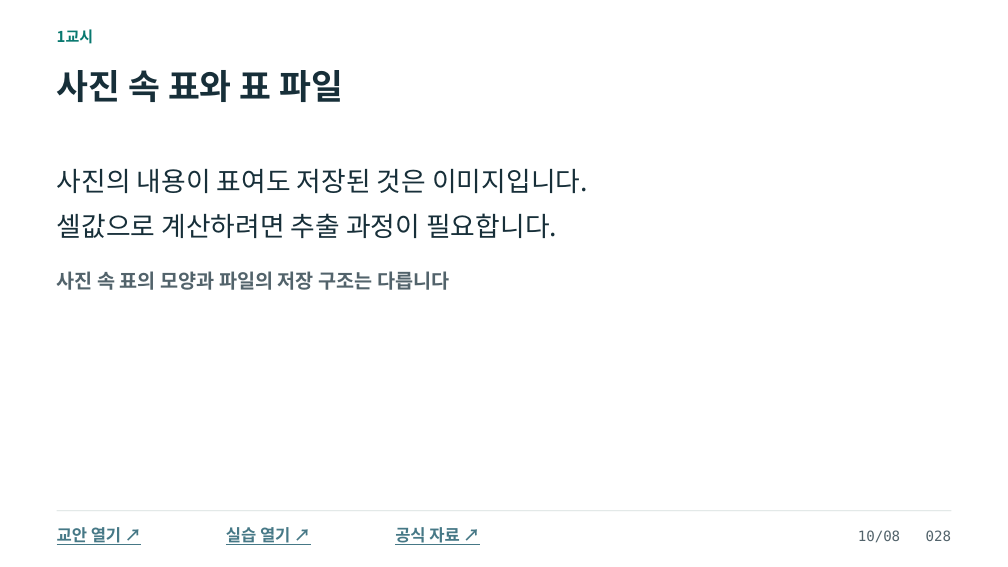
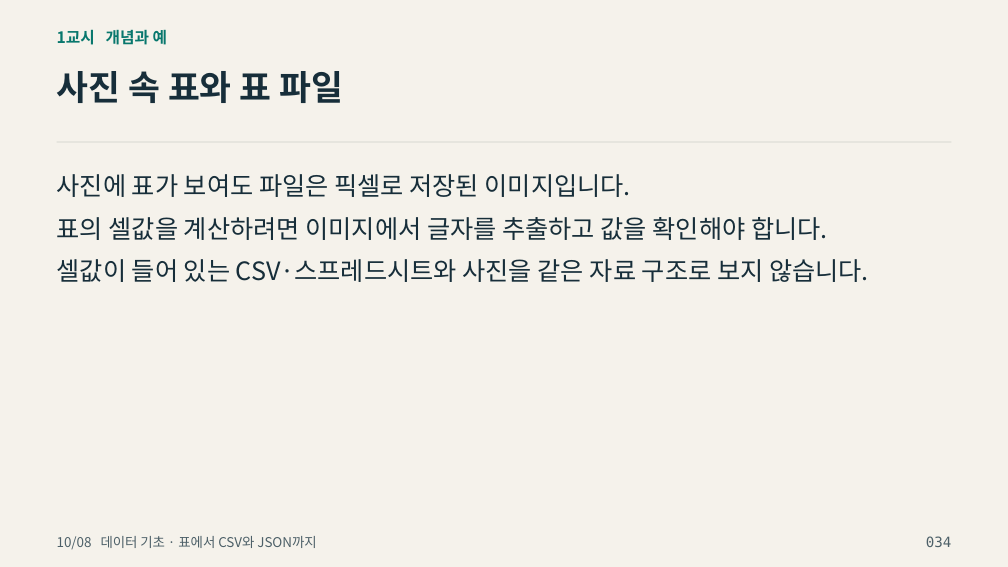
Before and after one commit to zeusk302-png/kdigital-physical-ai, a slide deck: slide 34 of downloads/2026-10-08/readable-slides.pptx (slide 28 before the commit). Drawn at 1008x567 pixels with LibreOffice and Linux fonts; fonts in the diff are those of the drawing; background and template pictures are left out. Boxes give left, top, right and bottom in pixels: in the first picture for what was removed or moved away, otherwise in the second. Text is boxed around its words. In the diff, an @@ line names an element or a change of style, - is before the commit and + after.

```diff
--- a/downloads/2026-10-08/readable-slides.pptx
+++ b/downloads/2026-10-08/readable-slides.pptx
@@ background #FFFFFF to picture (left out) @@
@@ text at [57, 29, 167, 45]: text changed; size 14.2 to 15 pt; text colour #08786F to #08776D @@
-1교시
+1교시 개념과 예
@@ text "사진 속 표와 표 파일" at [57, 71, 343, 103]: text colour #172F39 to #172E3A @@
@@ rectangle added at [57, 142, 951, 143], fill #CDCFC7 @@
@@ text at [57, 174, 631, 197]: text changed; size 25.5 to 24 pt; text colour #172F39 to #172E3A @@
-사진의 내용이 표여도 저장된 것은 이미지입니다.
+사진에 표가 보여도 파일은 픽셀로 저장된 이미지입니다.
@@ text at [57, 217, 827, 240]: text changed; size 25.5 to 24 pt; text colour #172F39 to #172E3A @@
-셀값으로 계산하려면 추출 과정이 필요합니다.
+표의 셀값을 계산하려면 이미지에서 글자를 추출하고 값을 확인해야 합니다.
@@ text at [57, 259, 869, 282]: text changed; size 18.8 to 24 pt; text colour #52636B to #172E3A; bold off @@
-사진 속 표의 모양과 파일의 저장 구조는 다릅니다
+셀값이 들어 있는 CSV·스프레드시트와 사진을 같은 자료 구조로 보지 않습니다.
@@ rectangle removed at [57, 510, 951, 511] @@
@@ text removed at [57, 527, 121, 545] @@
-교안 열기 ↗
@@ text added at [57, 536, 316, 549], 12.8 pt, text #4D6068 @@
+10/08 데이터 기초 · 표에서 CSV와 JSON까지
@@ text removed at [226, 527, 290, 545] @@
-실습 열기 ↗
@@ text removed at [395, 527, 459, 545] @@
-공식 자료 ↗
@@ text removed at [858, 530, 952, 543] @@
-10/08 028
@@ text added at [926, 536, 951, 547], 13.5 pt, text #4D6068 @@
+034
```
Also in this commit, not shown: 52 other slides changed, 54 slides added, 52 slides removed, 11 other files.
